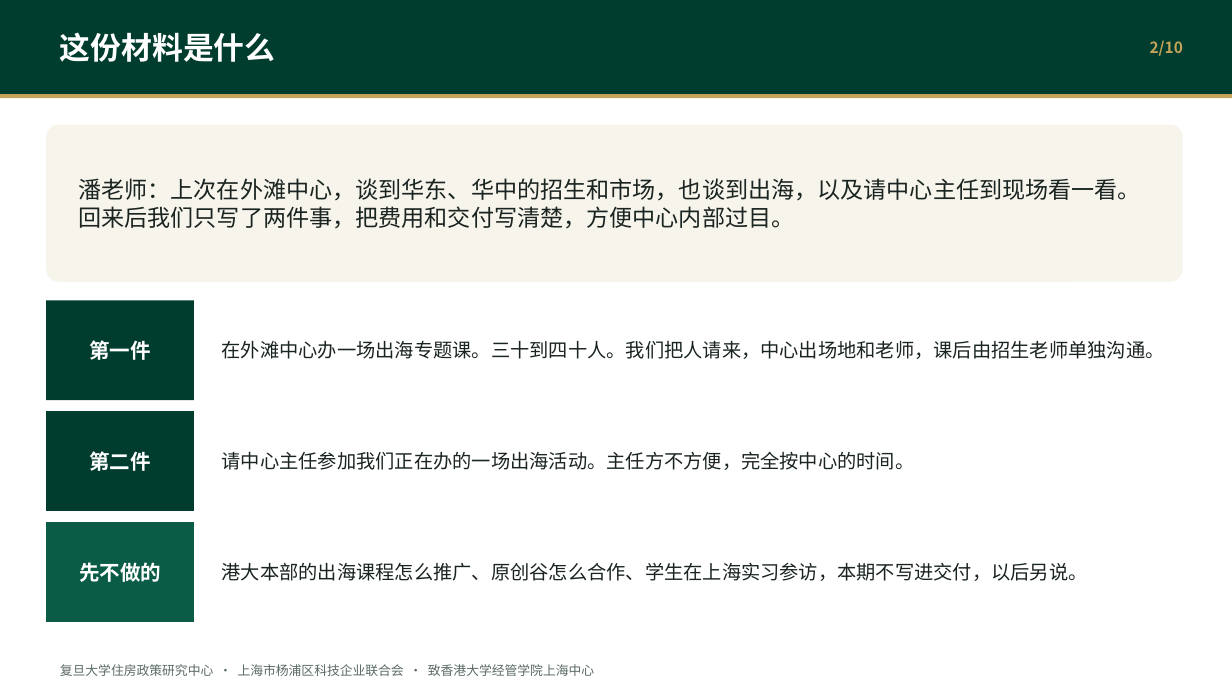
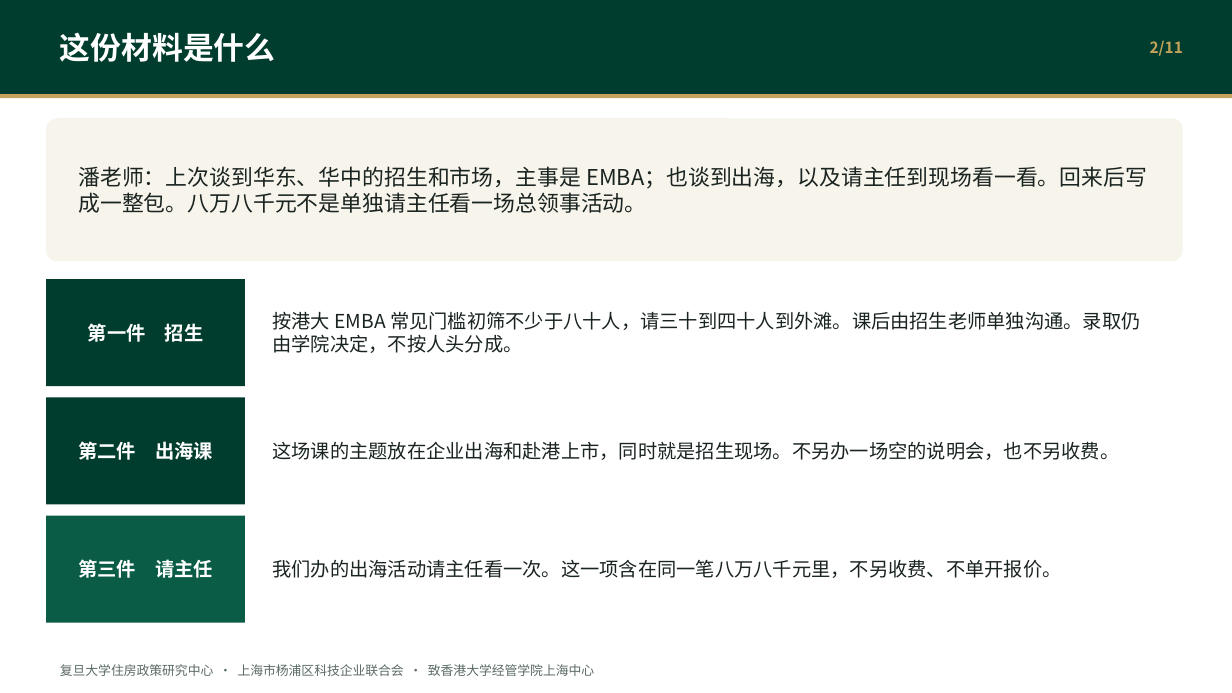
Before and after one commit to hujigang2010-maker/AIDEN, a slide deck: slide 2 of output/港大经管上海中心_联合合作汇报.pptx. Drawn at 1232x693 pixels with LibreOffice and Linux fonts; fonts in the diff are those of the drawing. Boxes give left, top, right and bottom in pixels: in the first picture for what was removed or moved away, otherwise in the second. Text is boxed around its words. In the diff, an @@ line names an element or a change of style, - is before the commit and + after.

```diff
--- a/output/港大经管上海中心_联合合作汇报.pptx
+++ b/output/港大经管上海中心_联合合作汇报.pptx
@@ text at box(1150, 40, 1183, 56): text changed @@
-2/10
+2/11
@@ rounded rectangle: place and size @@
-rounded rectangle at box(46, 125, 1183, 282)
+rounded rectangle at box(46, 118, 1183, 262)
@@ text at box(78, 166, 1147, 213): text changed; size 18 to 17 pt @@
-潘老师：上次在外滩中心，谈到华东、华中的招生和市场，也谈到出海，以及请中心主任到现场看一看。回来后我们只写了两件事，把费用和交付写清楚，方便中心内部过目。
+潘老师：上次谈到华东、华中的招生和市场，主事是 EMBA；也谈到出海，以及请主任到现场看一看。回来后写成一整包。八万八千元不是单独请主任看一场总领事活动。
@@ rounded rectangle: place and size @@
-rounded rectangle at box(46, 300, 1183, 400)
+rounded rectangle at box(46, 279, 1183, 386)
@@ rectangle: place and size @@
-rectangle at box(46, 300, 194, 400)
+rectangle at box(46, 279, 245, 386)
@@ text at box(88, 323, 203, 342): text changed; size 16 to 15 pt @@
-第一件
+第一件 招生
@@ text at box(272, 311, 1141, 353): text changed @@
-在外滩中心办一场出海专题课。三十到四十人。我们把人请来，中心出场地和老师，课后由招生老师单独沟通。
+按港大 EMBA 常见门槛初筛不少于八十人，请三十到四十人到外滩。课后由招生老师单独沟通。录取仍由学院决定，不按人头分成。
@@ rounded rectangle: place and size @@
-rounded rectangle at box(46, 411, 1183, 511)
+rounded rectangle at box(46, 397, 1183, 505)
@@ rectangle: place and size @@
-rectangle at box(46, 411, 194, 511)
+rectangle at box(46, 397, 245, 505)
@@ text at box(78, 441, 213, 460): text changed; size 16 to 15 pt @@
-第二件
+第二件 出海课
@@ text at box(272, 442, 1119, 460): text changed @@
-请中心主任参加我们正在办的一场出海活动。主任方不方便，完全按中心的时间。
+这场课的主题放在企业出海和赴港上市，同时就是招生现场。不另办一场空的说明会，也不另收费。
@@ rounded rectangle: place and size @@
-rounded rectangle at box(46, 522, 1183, 622)
+rounded rectangle at box(46, 516, 1183, 623)
@@ rectangle: place and size @@
-rectangle at box(46, 522, 194, 622)
+rectangle at box(46, 516, 245, 623)
@@ text at box(78, 559, 213, 578): text changed; size 16 to 15 pt @@
-先不做的
+第三件 请主任
@@ text at box(272, 560, 1061, 578): text changed @@
-港大本部的出海课程怎么推广、原创谷怎么合作、学生在上海实习参访，本期不写进交付，以后另说。
+我们办的出海活动请主任看一次。这一项含在同一笔八万八千元里，不另收费、不单开报价。
```
Also in this commit, not shown: 9 other slides changed, 1 slide added, 6 other files.
